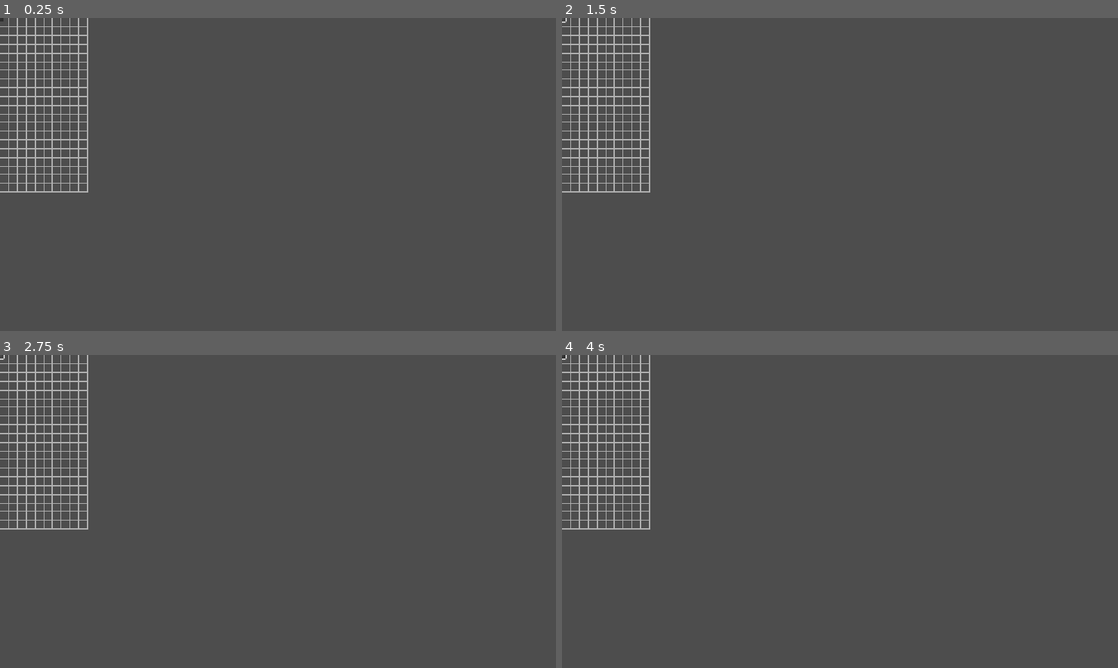
Above: before the commit, frames 1-4 (two rows, left to right).
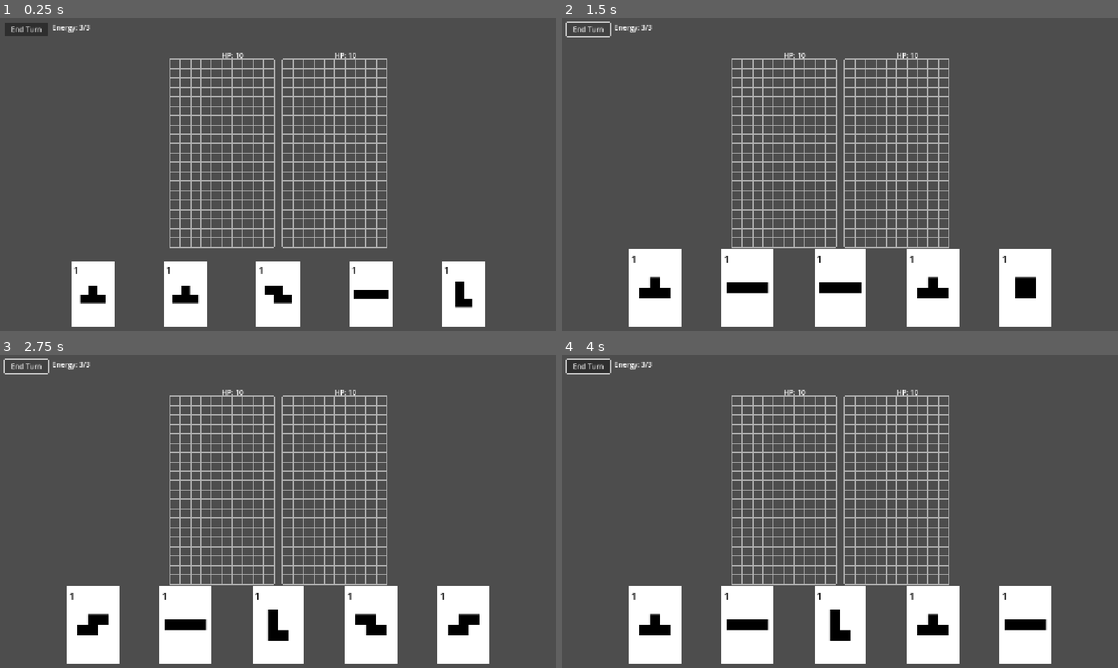
Above: after the commit, the same moments.

Repository: dBinet/SquirrelAttack
Game: Godot game, scene res://scenes/Main.tscn
Two runs of this game, one before a commit and one after it. Both use one fixed random seed, a clock stepped at 60 frames per second and the inputs below.
Inputs (mouse positions are in pixels of both pictures, inside the frame that each line leads up to; where the layout moved, square brackets give the same spot in the first picture):
- Up to frame 1 (0.25 s): no input
- Up to frame 2 (1.5 s): click (589, 30) [562, 21] at 0.5 s; click (589, 30) [562, 21] at 1.25 s
- Up to frame 3 (2.75 s): click (27, 367) [0, 358] at 2 s
- Up to frame 4 (4 s): tap Enter at 2.75 s; move the mouse to (962, 495) at 2.77 s; click (962, 495) at 2.92 s; tap Space at 3.5 s; drag from (728, 527) to (812, 574) at 3.52 s

The runs differ from the first frame. In frame 1, 16% of the frame differs, in the area x 0-88%, y 0-99%; in frame 2, 19%; in frame 3, 19%; in frame 4, 19%.
Error before the commit: Parse Error: Cannot infer the type of "dmg" variable because the value doesn't have a set type. (res://scripts/Main.gd:161)

Commit message:
Fix type inference for damage calc

Diff:
--- a/scripts/Main.gd
+++ b/scripts/Main.gd
@@ -157,8 +157,10 @@
     _player_health_label.position = _grids[1].position + Vector2(grid_width / 2, -20)
 
 func _apply_damage(grid_idx: int, card: Card) -> void:
-    var blocks := card.SHAPE_DATA.get(card.shape_name, [])
-    var dmg := blocks.size()
+    var shape_blocks: Array = card.SHAPE_DATA.get(card.shape_name, [])
+    var blocks: Array[Vector2] = []
+    blocks.assign(shape_blocks)
+    var dmg: int = blocks.size()
     if grid_idx == 0:
         _enemy_health -= dmg
     else:
